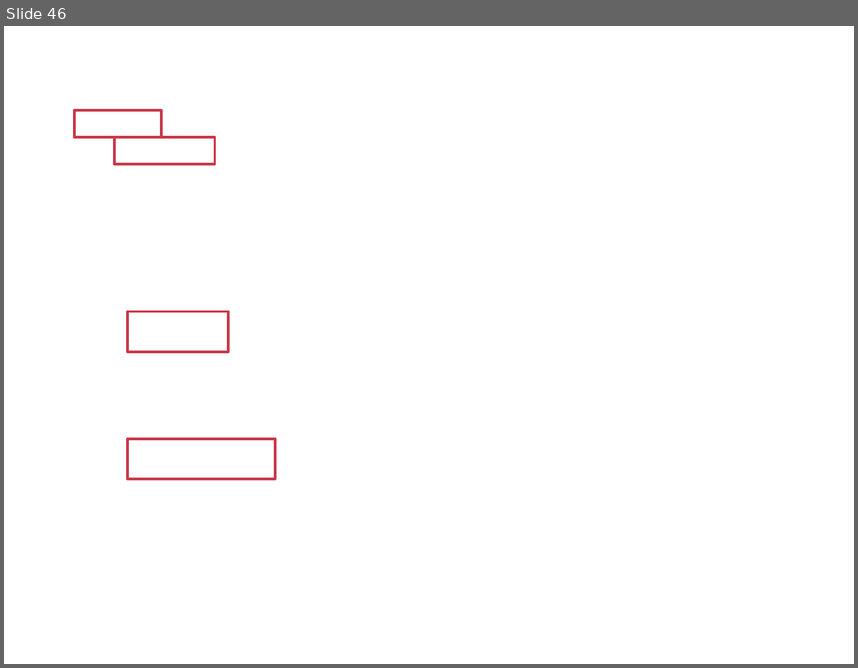
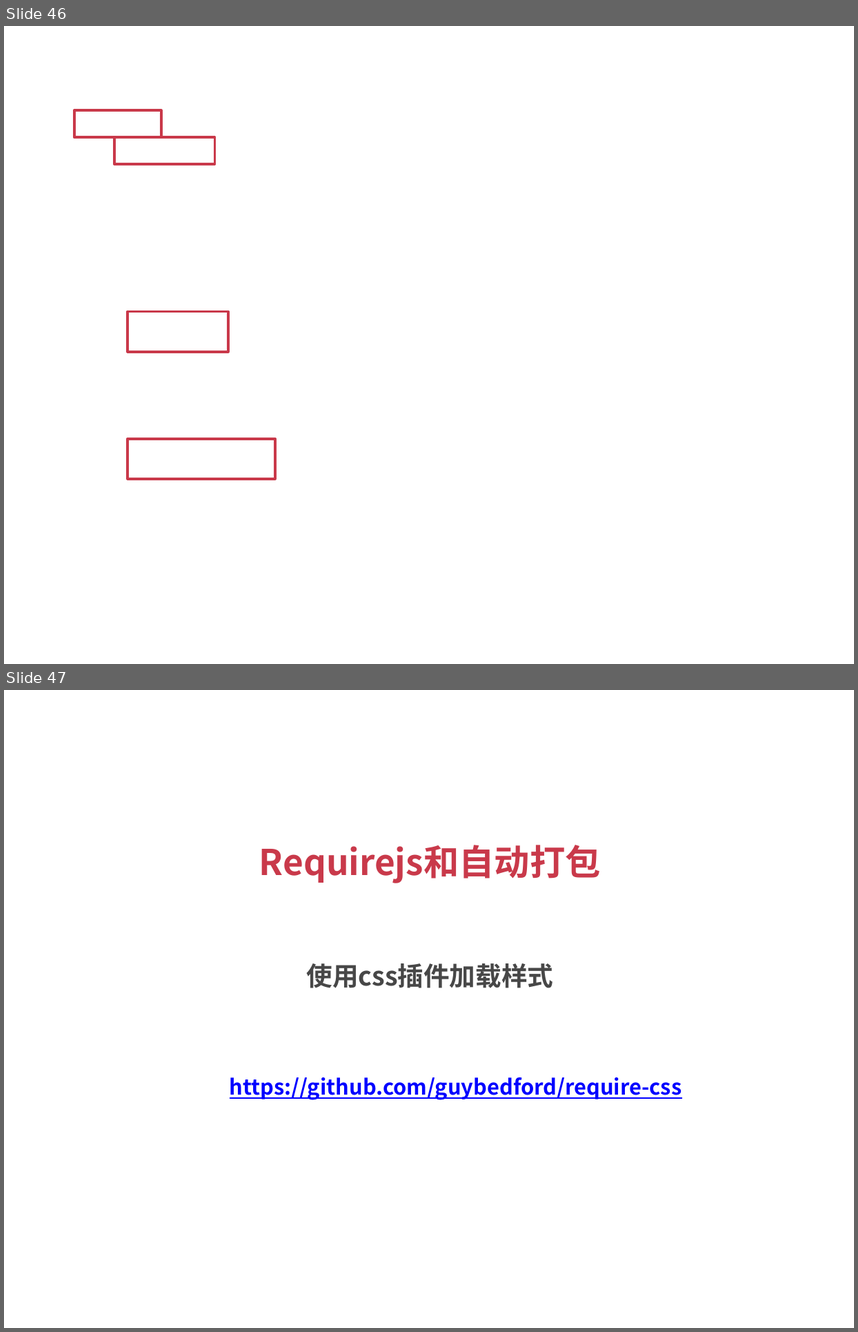
Before and after one commit to silvajs/lecturer, a slide deck: requirejs/doc/requirejs.pptx. Shown one above the other, each under a label of ours: slide 46 before the commit, slides 46 and 47 after it. The pictures are 858x668 and 858x1332 pixels, drawn with LibreOffice and Linux fonts; fonts in the diff are those of the drawing; background and template pictures are left out. Boxes give left, top, right and bottom in pixels: in the first picture for what was removed or moved away, otherwise in the second. Text is boxed around its words. In the diff, an @@ line names an element or a change of style, - is before the commit and + after.

Commit message:
css 插件

```diff
--- a/requirejs/doc/requirejs.pptx
+++ b/requirejs/doc/requirejs.pptx
@@ slide 47 added at (4,690,854,1328), background #FFFFFF @@
@@ title added at (259,845,601,883), 30 pt, text #C9394A, bold @@
+Requirejs和自动打包
@@ text added at (307,963,554,988), 22 pt, text #474747, bold @@
+使用css插件加载样式
@@ text added at (230,1077,682,1100), 18 pt, text #0000FF, bold, underline @@
+https://github.com/guybedford/require-css
```
Also in this commit, not shown: 2 other slides added, 22 other files.
